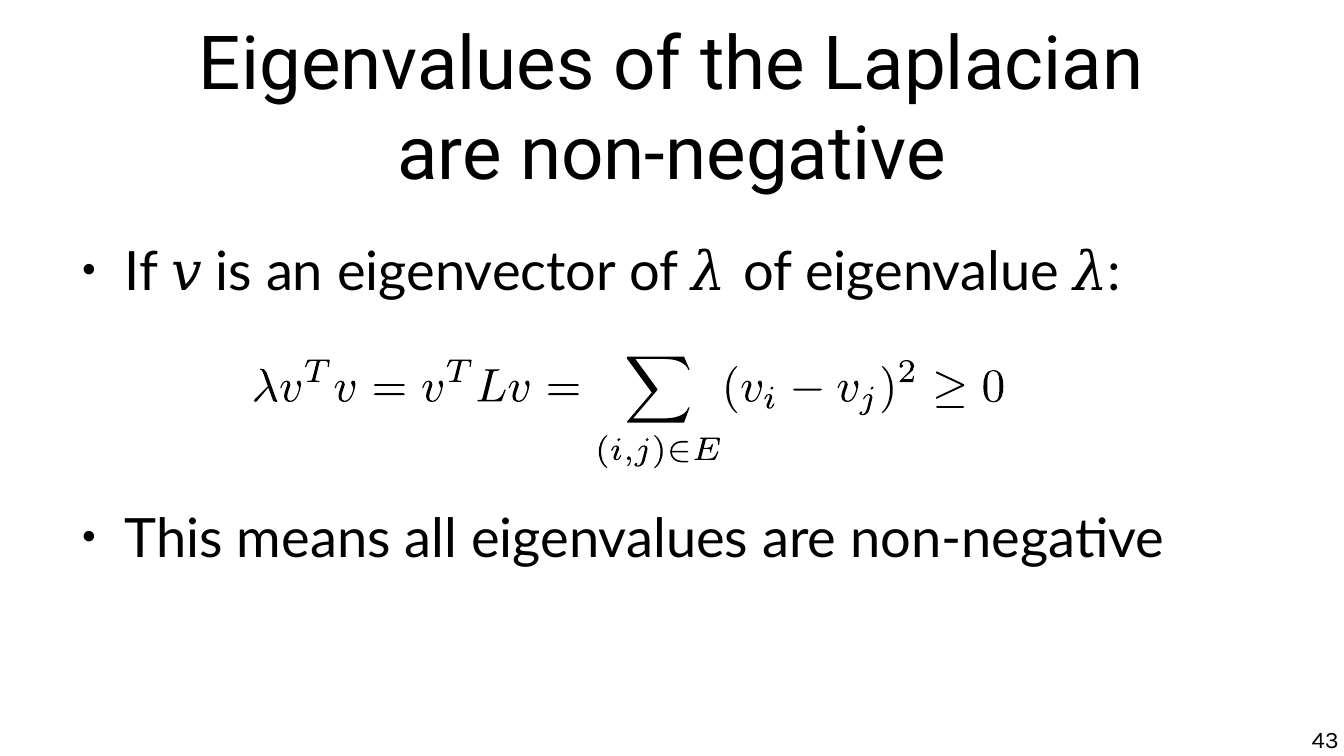
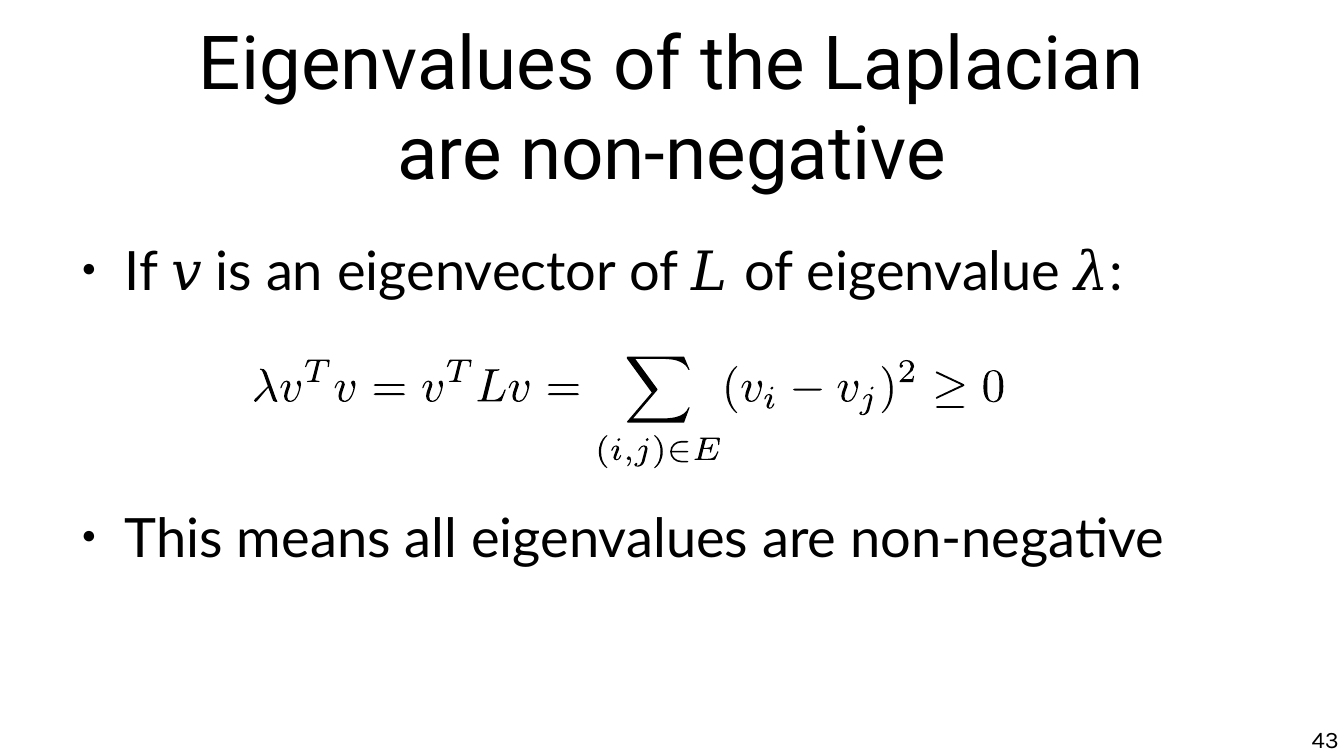
Before and after one commit to chatox/networks-science-course, a slide deck: slide 43 of theory/odp/tt22-spectral_graph_embedding.odp. Drawn at 1344x756 pixels with LibreOffice and Linux fonts; fonts in the diff are those of the drawing. Boxes give left, top, right and bottom in pixels: in the first picture for what was removed or moved away, otherwise in the second. Text is boxed around its words. In the diff, an @@ line names an element or a change of style, - is before the commit and + after.

```diff
--- a/theory/odp/tt22-spectral_graph_embedding.odp
+++ b/theory/odp/tt22-spectral_graph_embedding.odp
@@ text at <box>125,248,1123,300</box>: text changed @@
-● If v is an eigenvector of λ of eigenvalue λ:
+● If v is an eigenvector of L of eigenvalue λ:
```
Also in this commit, not shown: 25 other slides changed, 2 other files.
